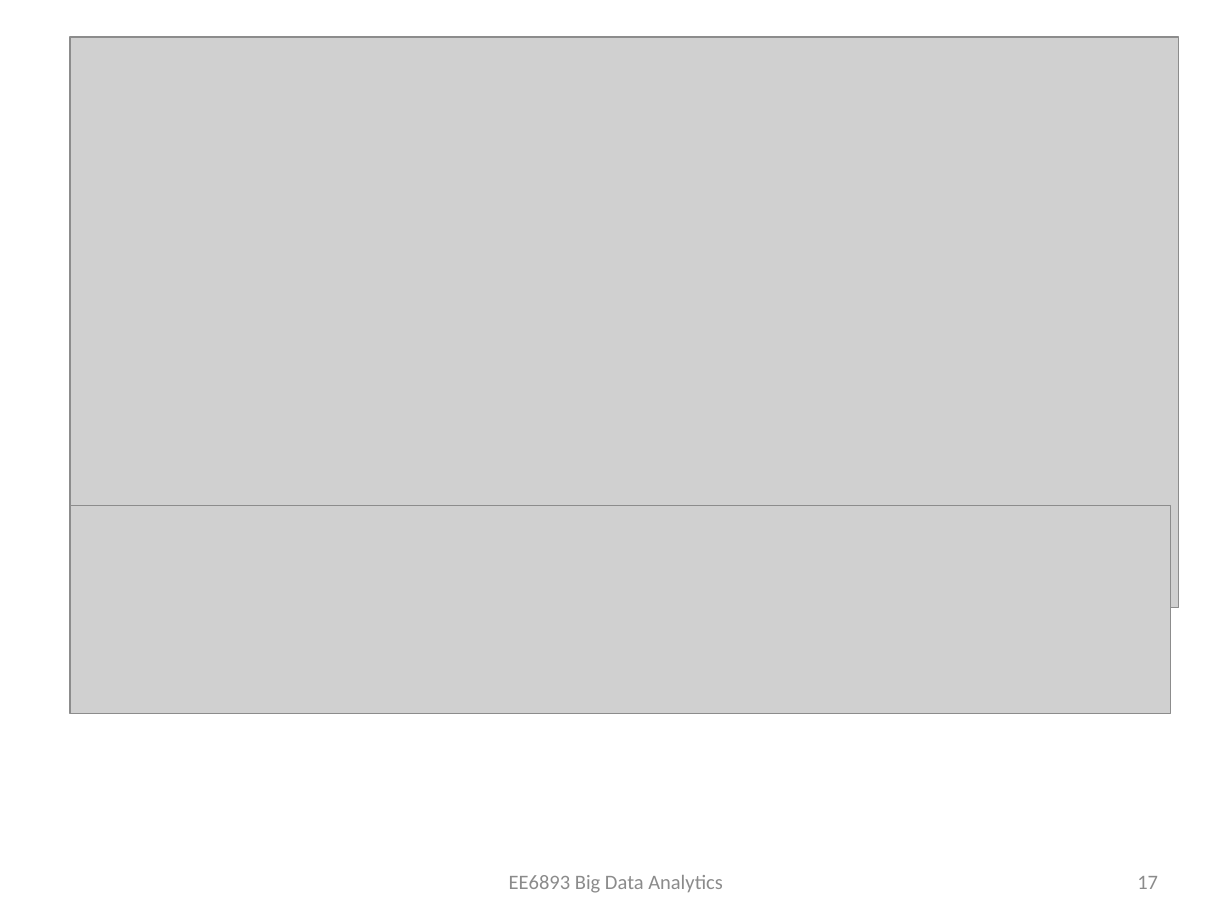
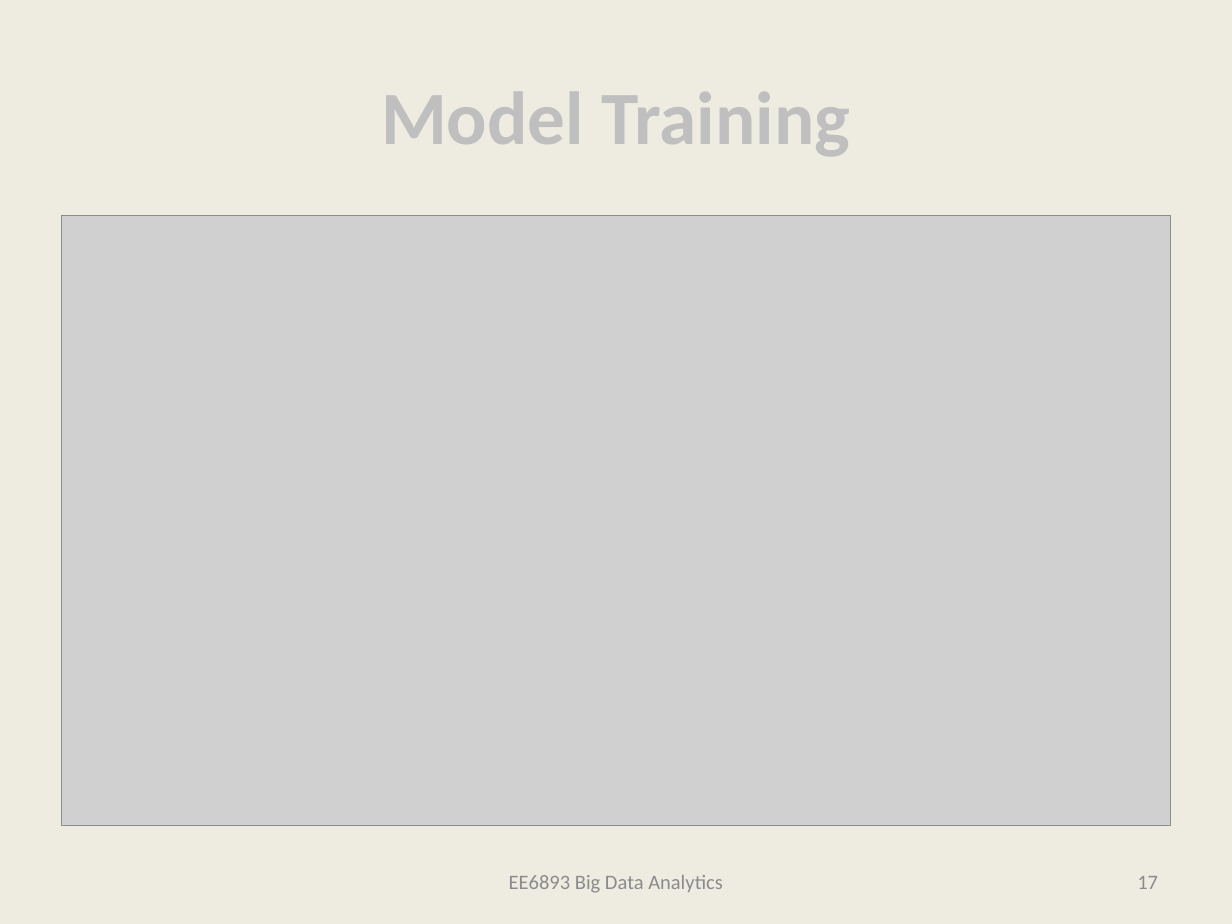
Before and after one commit to bertomartin/big-data-analytics, a slide deck: slide 16 of FinalPresentation.pptx. Drawn at 1232x924 pixels with LibreOffice and Linux fonts; fonts in the diff are those of the drawing; grey boxes stand for pictures. Boxes give left, top, right and bottom in pixels: in the first picture for what was removed or moved away, otherwise in the second. Text is boxed around its words. In the diff, an @@ line names an element or a change of style, - is before the commit and + after.

Commit message:
updating models. moving combined_features to live under models

```diff
--- a/FinalPresentation.pptx
+++ b/FinalPresentation.pptx
@@ background #FFFFFF to #EEECE1 @@
@@ title added at (381, 92, 850, 156), 44 pt, text #BFBFBF, bold @@
+Model Training
@@ picture: place and size @@
-picture at (70, 37, 1179, 607)
+picture at (62, 216, 1170, 825)
@@ picture removed at (70, 505, 1170, 713) @@
```
Also in this commit, not shown: 19 other slides changed, 6 slides added, 1 slide removed, 3 other files.
